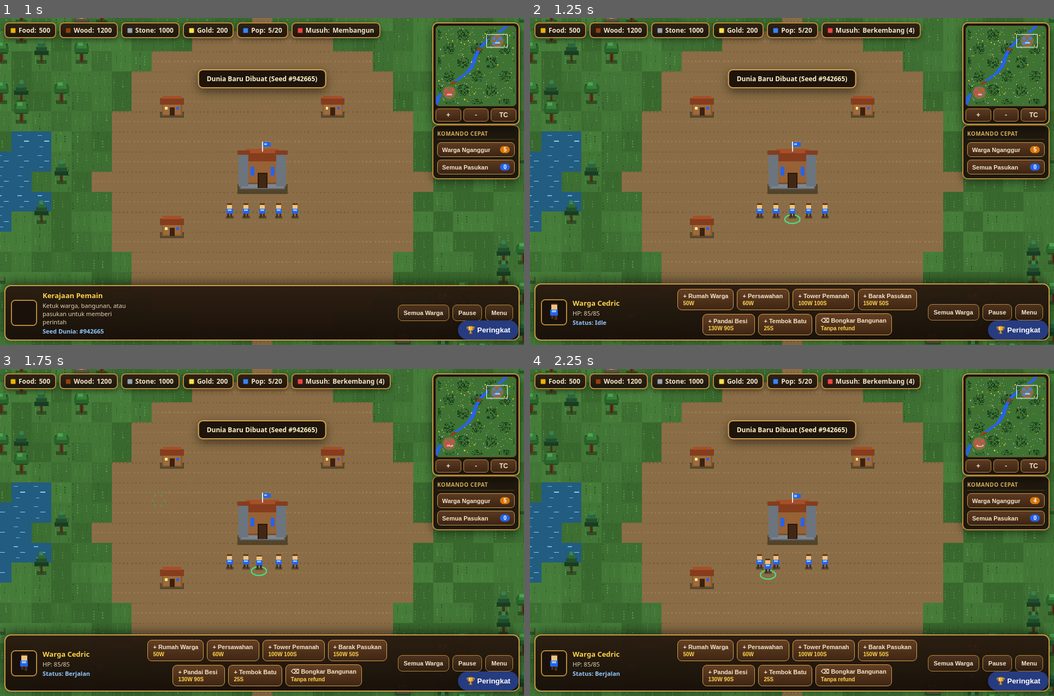
Above: before the commit, frames 1-4 (two rows, left to right).
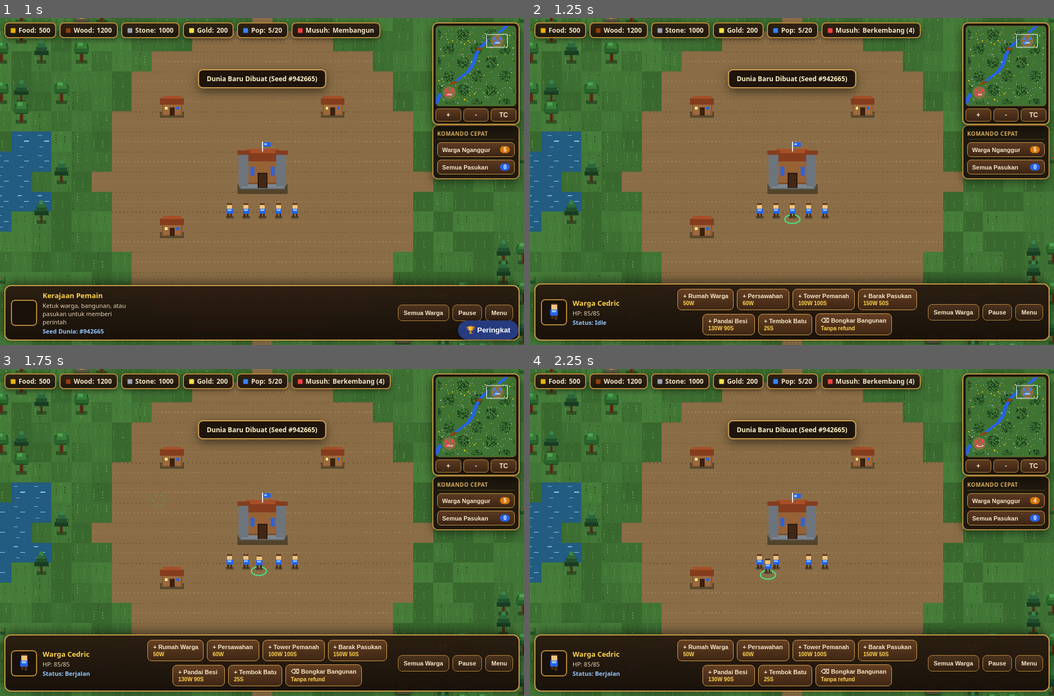
Above: after the commit, the same moments.

Repository: vexelkang-cell/gamepai
Game: browser game, page games/kingdom-war-2d/index.html
Two runs of this game, one before a commit and one after it. Both use one fixed random seed, a clock stepped at 60 frames per second and the inputs below.
Inputs (mouse positions are in pixels of both pictures, inside the frame that each line leads up to):
- Up to frame 1 (1 s): click "NEW GAME" at 0.27 s
- Up to frame 2 (1.25 s): click (792, 214) at 1.07 s; tap Space at 1.1 s
- Up to frame 3 (1.75 s): tap Space at 1.6 s; click (157, 499) at 1.67 s
- Up to frame 4 (2.25 s): tap Space at 2.1 s

Frame 1 is identical in both runs. In frame 2, 0.7% of the frame differs, in the area x 87-100%, y 92-99%; in frame 3, 0.7%; in frame 4, 0.7%.

Commit message:
Show in-game leaderboard only before gameplay starts

Diff:
--- a/vexel-leaderboard.js
+++ b/vexel-leaderboard.js
@@ -77,6 +77,38 @@
     });
     return panel;
   }
+  // PERINGKAT HANYA TERSEDIA DI LAYAR AWAL GAME SCORE.
+  // Hilangkan tombol setelah game benar-benar dimulai; skor dan API tetap berjalan normal.
+  function setupLeaderboardVisibility(){
+    let hiddenForSession=false;
+    const hide=()=>{
+      if(hiddenForSession) return;
+      hiddenForSession=true;
+      const panel=$('#vexel-leaderboard-panel');
+      if(panel){panel.hidden=true;panel.style.display='none';panel.setAttribute('aria-hidden','true');}
+    };
+    const startPattern=/\\b(mulai(?:\\s+bermain|\\s+game)?|start(?:\\s+game)?|play(?:\\s+now)?|begin|main\\s+sekarang|simpan\\s*&\\s*main)\\b/i;
+    const checkStart=e=>{
+      const target=e.target&&e.target.closest?e.target.closest('button,a,[role="button"],[data-game-start]'):null;
+      if(!target) return;
+      const label=((target.id||'')+' '+(target.getAttribute('aria-label')||'')+' '+(target.textContent||'')).trim();
+      if(target.hasAttribute('data-game-start')||/^(start|startBtn|playBtn|mulaiBtn|btnMulai)$/i.test(target.id)||startPattern.test(label)) hide();
+    };
+    document.addEventListener('click',checkStart,true);
+    document.addEventListener('pointerdown',e=>{
+      if(e.target&&e.target.closest&&e.target.closest('canvas,#stage,#board,#wrap,#g,[data-game-surface]')) hide();
+    },true);
+    // Game baru dapat memanggil event ini tepat saat sesi permainan dimulai.
+    window.addEventListener('vexel:gamestart',hide);
+    // Deteksi game yang berpindah dari layar awal (#start) ke layar bermain (#play).
+    const observeScreens=()=>{
+      const start=$('#start'),play=$('#play');
+      if(start&&play&&start.hidden&&!play.hidden) hide();
+    };
+    const observer=new MutationObserver(observeScreens);
+    observer.observe(document.documentElement,{subtree:true,childList:true,attributes:true,attributeFilter:['hidden','class','style']});
+    observeScreens();
+  }
   async function refresh(){
     const list=$('#vexel-lb-list'),status=$('#vexel-lb-status'),player=$('#vexel-lb-player');
     try{
@@ -128,6 +160,7 @@
     if(options.gameId) GAME_ID=options.gameId;
     if(!(script&&script.dataset.hidePanel==='true')){
       ensurePanel();
+      setupLeaderboardVisibility();
       refresh();
     }
     return api;
